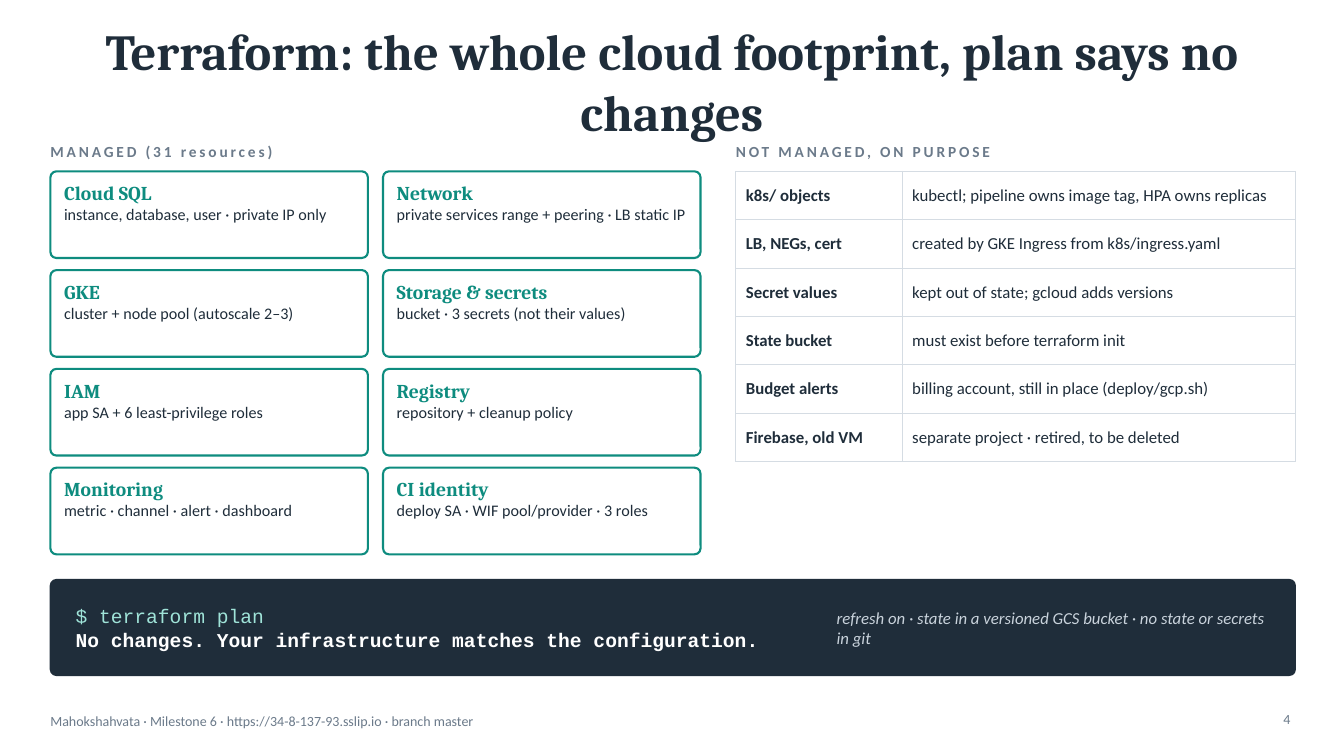
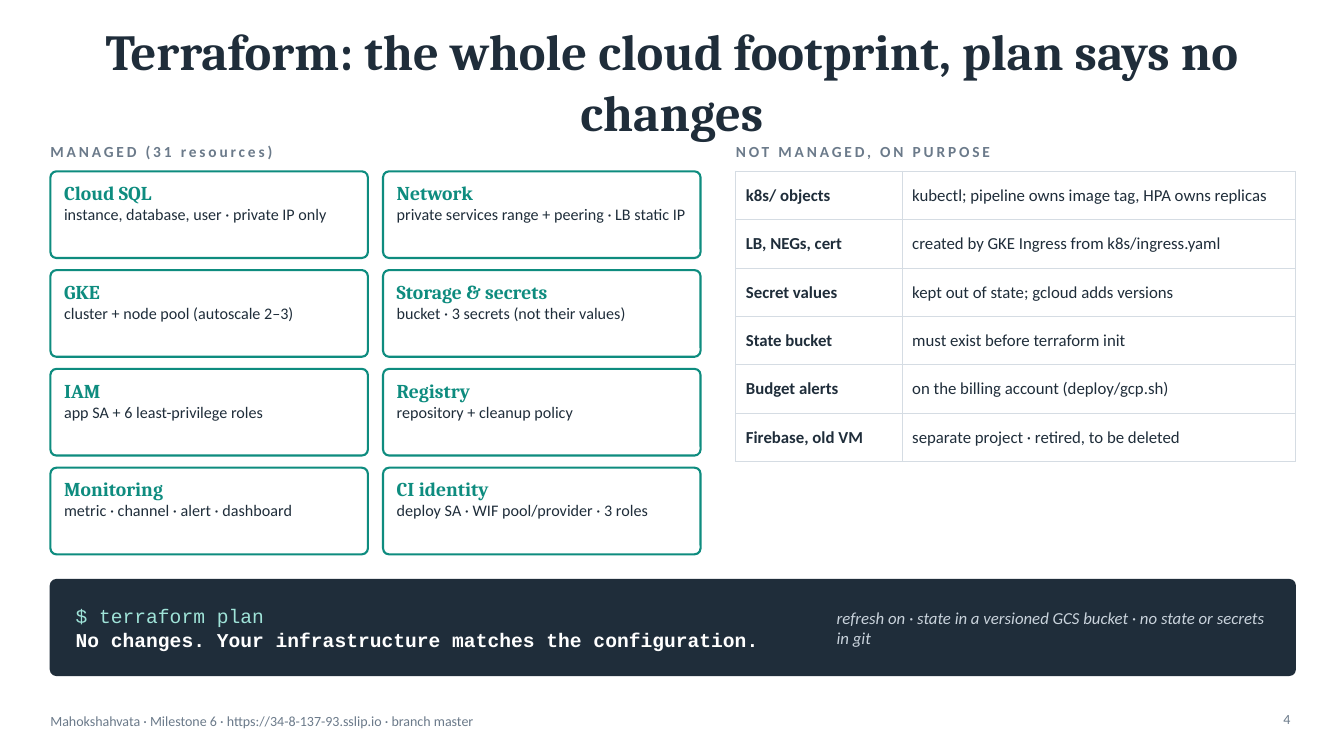
Before and after one commit to tharun-yatarla02/Mahokshahvata, a slide deck: slide 4 of docs/deploy/Milestone6_Observability.pptx. Drawn at 1344x756 pixels with LibreOffice and Linux fonts; fonts in the diff are those of the drawing. Boxes give left, top, right and bottom in pixels: in the first picture for what was removed or moved away, otherwise in the second. Text is boxed around its words. In the diff, an @@ line names an element or a change of style, - is before the commit and + after.

```diff
--- a/docs/deploy/Milestone6_Observability.pptx
+++ b/docs/deploy/Milestone6_Observability.pptx
@@ table at [736,171,1296,450] @@
-row 5, column 2: billing account, still in place (deploy/gcp.sh)
+row 5, column 2: on the billing account (deploy/gcp.sh)
```
Also in this commit, not shown: 3 other files.
